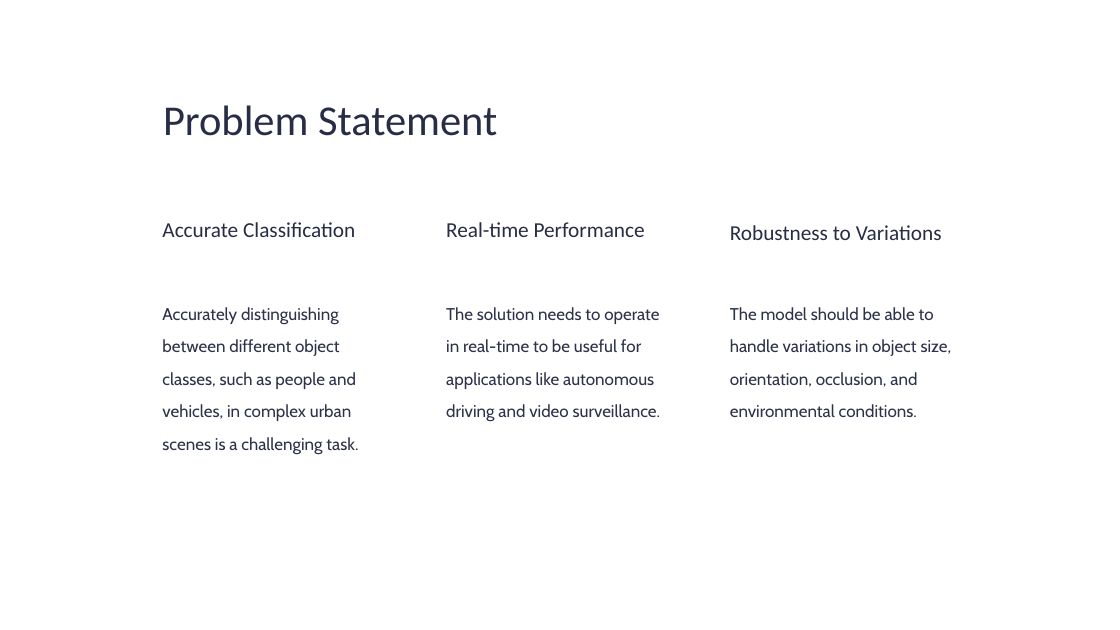
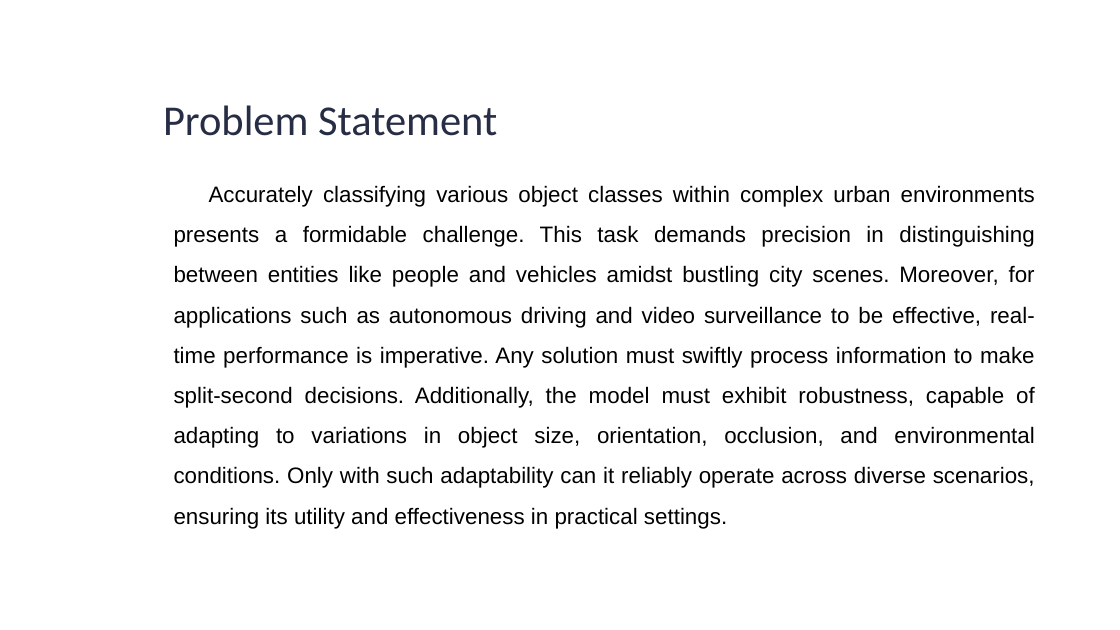
Before and after one commit to sriramkumar29/TNSDC-ImageSegmentation, a slide deck: slide 4 of Image_segmentation_NM.pptx. Drawn at 1120x630 pixels with LibreOffice and Linux fonts; fonts in the diff are those of the drawing. Boxes give left, top, right and bottom in pixels: in the first picture for what was removed or moved away, otherwise in the second. Text is boxed around its words. In the diff, an @@ line names an element or a change of style, - is before the commit and + after.

```diff
--- a/Image_segmentation_NM.pptx
+++ b/Image_segmentation_NM.pptx
@@ text at <box>174,185,1035,488</box>: text changed; size 17.5 to 23 pt; font Cabin to Arial; text colour #2C3249 to #000000 @@
-Accurately distinguishing between different object classes, such as people and vehicles, in complex urban scenes is a challenging task.
+Accurately classifying various object classes within complex urban environments presents a formidable challenge. This task demands precision in distinguishing between entities like people and vehicles amidst bustling city scenes. Moreover, for applications such as autonomous driving and video surveillance to be effective, real-time performance is imperative. Any solution must swiftly process information to make split-second decisions. Additionally, the model must exhibit robustness, capable of adapting to variations in object size, orientation, occlusion, and environmental conditions. Only with such adaptability can it reliably operate across diverse scenarios, ensuring its utility and effectiveness in practical settings.
@@ text removed at <box>162,222,355,237</box> @@
-Accurate Classification
@@ text removed at <box>446,222,645,237</box> @@
-Real-time Performance
@@ text removed at <box>730,225,942,240</box> @@
-Robustness to Variations
@@ text removed at <box>446,307,660,422</box> @@
-The solution needs to operate in real-time to be useful for applications like autonomous driving and video surveillance.
@@ text removed at <box>730,307,952,417</box> @@
-The model should be able to handle variations in object size, orientation, occlusion, and environmental conditions.
```
